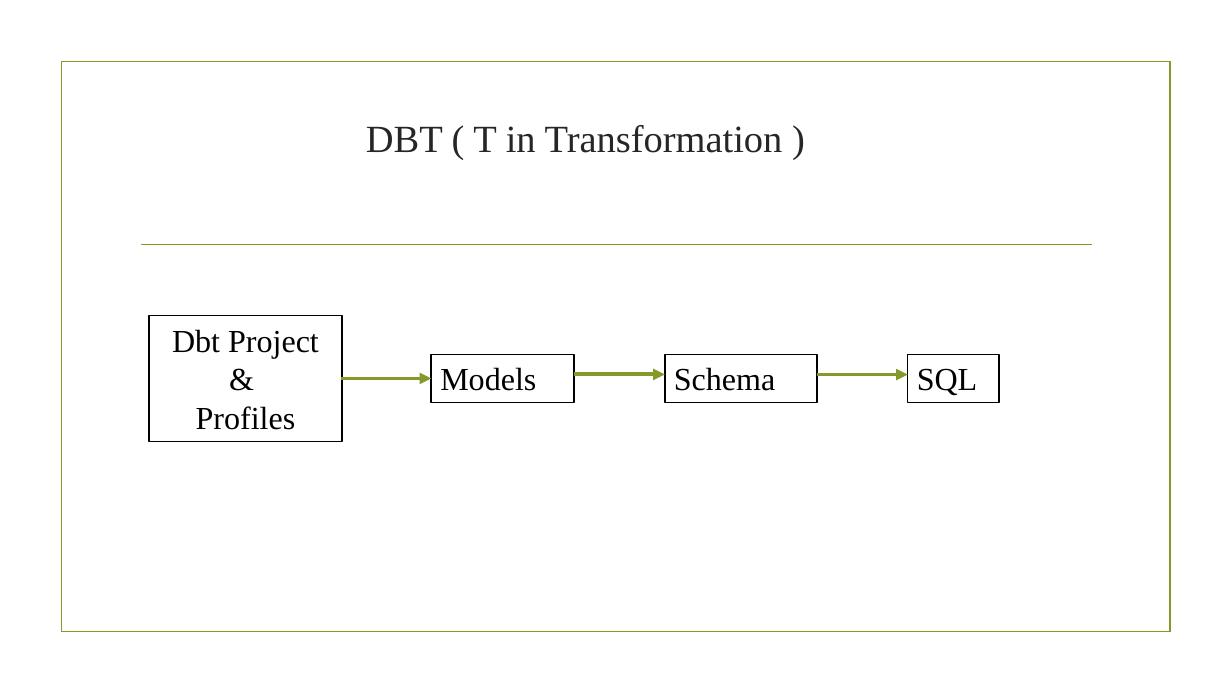
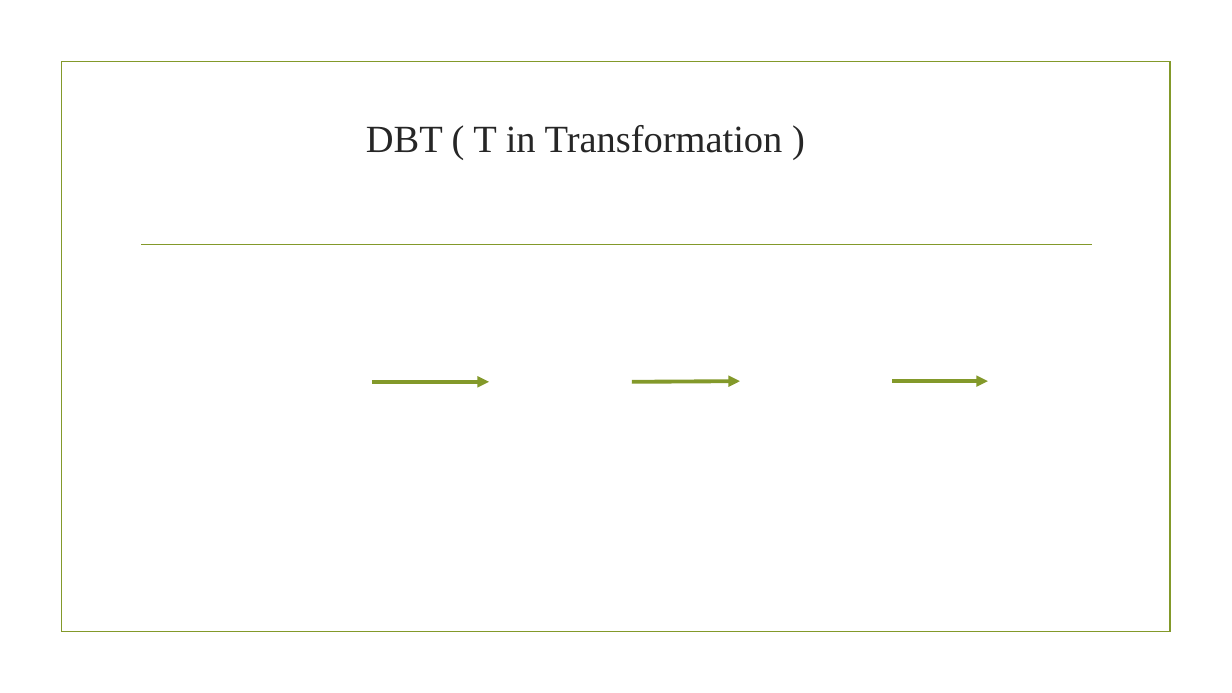
Before and after one commit to MuhammadMuhidin/DataCraft-ELT-Kimball-Modeling-with-Visual-Metabase, a slide deck: slide 5 of DataCraft ELT Kimball Modeling with Visual Metabase.pptx. Drawn at 1232x693 pixels with LibreOffice and Linux fonts; fonts in the diff are those of the drawing; background and template pictures are left out. Boxes give left, top, right and bottom in pixels: in the first picture for what was removed or moved away, otherwise in the second. Text is boxed around its words. In the diff, an @@ line names an element or a change of style, - is before the commit and + after.

```diff
--- a/DataCraft ELT Kimball Modeling with Visual Metabase.pptx
+++ b/DataCraft ELT Kimball Modeling with Visual Metabase.pptx
@@ rectangle removed at [149, 315, 342, 441] @@
-Dbt Project &
-Profiles
@@ rectangle removed at [432, 355, 575, 403] @@
-Models
@@ rectangle removed at [665, 355, 818, 403] @@
-Schema
@@ rectangle removed at [908, 355, 999, 403] @@
-SQL
@@ arrow moved from (341, 379) - (432, 379) to (372, 382) - (489, 382) @@
@@ arrow moved from (574, 374) - (665, 374) to (632, 382) - (740, 382) @@
@@ arrow moved from (817, 374) - (908, 374) to (893, 382) - (988, 382) @@
```
Also in this commit, not shown: 1 other slide changed, 3 slides added, 2 slides removed.
